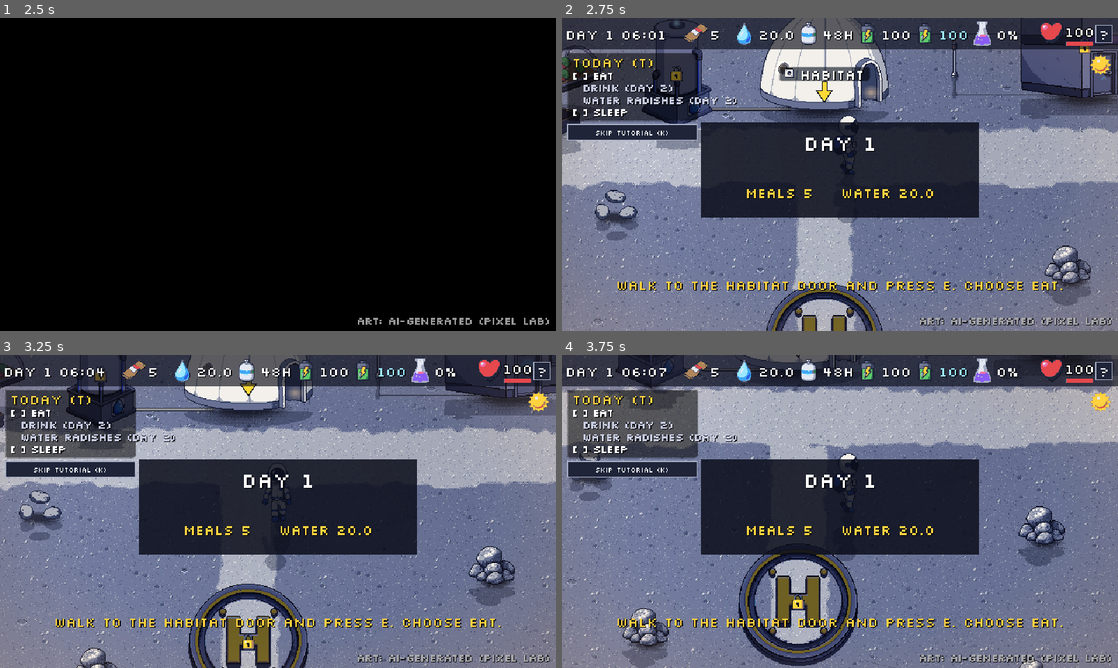
Above: before the commit, frames 1-4 (two rows, left to right).
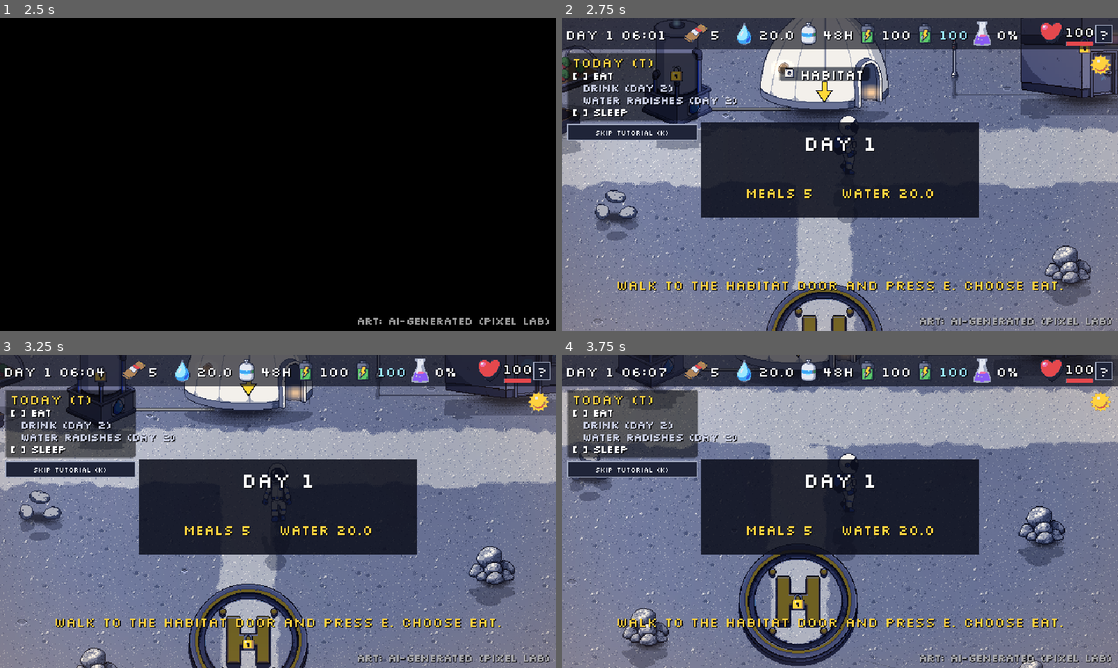
Above: after the commit, the same moments.

Repository: me-AMM/Wings-of-wax
Game: Godot game, scene res://scenes/Title.tscn
Same seed, same stepped clock (60 frames per second), same inputs: the game is played once before the commit and once after it.
Inputs (mouse positions are in pixels of both pictures, inside the frame that each line leads up to):
- Up to frame 1 (2.5 s): click "Start Game" at 0.5 s; click "Continue" at 1.25 s; tap Enter (ui_accept) at 2, 2.27 s; move the mouse to (400, 158) at 2.02 s; hold Right (move_right) from 2.03 s (still down); hold E (interact) from 2.03 s (still down); click (400, 158) at 2.17 s
- Up to frame 2 (2.75 s): keep holding Right (move_right); keep holding E (interact)
- Up to frame 3 (3.25 s): move the mouse to (166, 527) at 2.77 s; release Right (move_right) at 2.78 s; release E (interact) at 2.78 s; hold Down (move_down) from 2.78 s (still down); tap L at 2.85 s; tap Enter (ui_accept) at 3.02 s
- Up to frame 4 (3.75 s): tap E (interact) at 3.5 s; move the mouse to (895, 442) at 3.52 s; release Down (move_down) at 3.53 s; hold Right (move_right) from 3.53 s (still down); tap F at 3.6 s

Frame 1 is identical in both runs. In frame 2, 0.2% of the frame differs, in the area x 38-100%, y 4-27%; in frame 3, 0.2%; in frame 4, less than 0.1%.

Commit message:
POLISH 6: final review fixes - softer shadow-day grade, stronger glows, full-title itch cover, new captures
Co-Authored-By: Claude Opus 5.5 <noreply@anthropic.com>

Diff:
--- a/scripts/polish.gd
+++ b/scripts/polish.gd
@@ -283,7 +283,7 @@
 
 # WARM GLOWS: small additive warm lights on windows and doors (pixel positions inside the sprite image)
 const GLOWS := {"Habitat": [Vector2(48, 122), Vector2(150, 150)], "Lab": [Vector2(130, 88)], "Charger": [Vector2(35, 16)]}
-const GLOW_COLOR := Color(1.0, 0.78, 0.45, 0.45)
+const GLOW_COLOR := Color(1.0, 0.75, 0.4, 0.8)
 func _window_glows() -> void:
 	var world: Node = host.get_node_or_null("World")
 	if world == null:
@@ -296,7 +296,7 @@
 		for px in GLOWS[nm]:
 			var g := Sprite2D.new()
 			g.texture = dot_texture()
-			g.scale = Vector2(2.0, 1.6)
+			g.scale = Vector2(2.6, 2.0)
 			g.modulate = GLOW_COLOR
 			g.position = sp.position + sp.offset + px
 			var mat := CanvasItemMaterial.new()
@@ -344,8 +344,8 @@
 		return
 	var m: ShaderMaterial = grade.material
 	if GameState.in_shadow:
-		m.set_shader_parameter("shadow_tint", Vector3(0.86, 0.94, 1.14))
-		m.set_shader_parameter("light_tint", Vector3(0.98, 1.0, 1.06))
+		m.set_shader_parameter("shadow_tint", Vector3(0.92, 0.96, 1.08))
+		m.set_shader_parameter("light_tint", Vector3(1.0, 1.0, 1.03))
 	else:
 		m.set_shader_parameter("shadow_tint", Vector3(0.94, 0.98, 1.06))
 		m.set_shader_parameter("light_tint", Vector3(1.04, 1.01, 0.95))
Binary file changed: docs/screenshots/01_title.png
Binary file changed: docs/screenshots/02_outpost_sliders.png
Binary file changed: docs/screenshots/03_storm_mission_real_flare.png
Binary file changed: docs/screenshots/04_shadow_day.png
Binary file changed: docs/screenshots/05_day1_goals.png
Binary file changed: docs/screenshots/itch_cover_630x500.png
Not shown, changed: docs/DECISIONS_LOG.md
